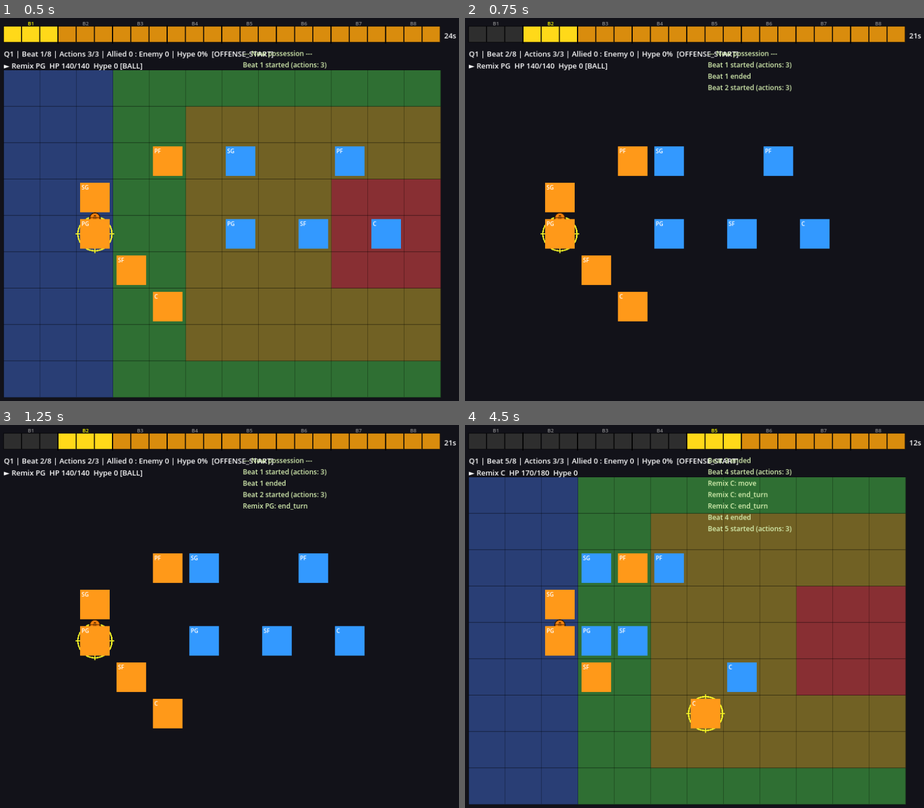
Above: before the commit, frames 1-4 (two rows, left to right).
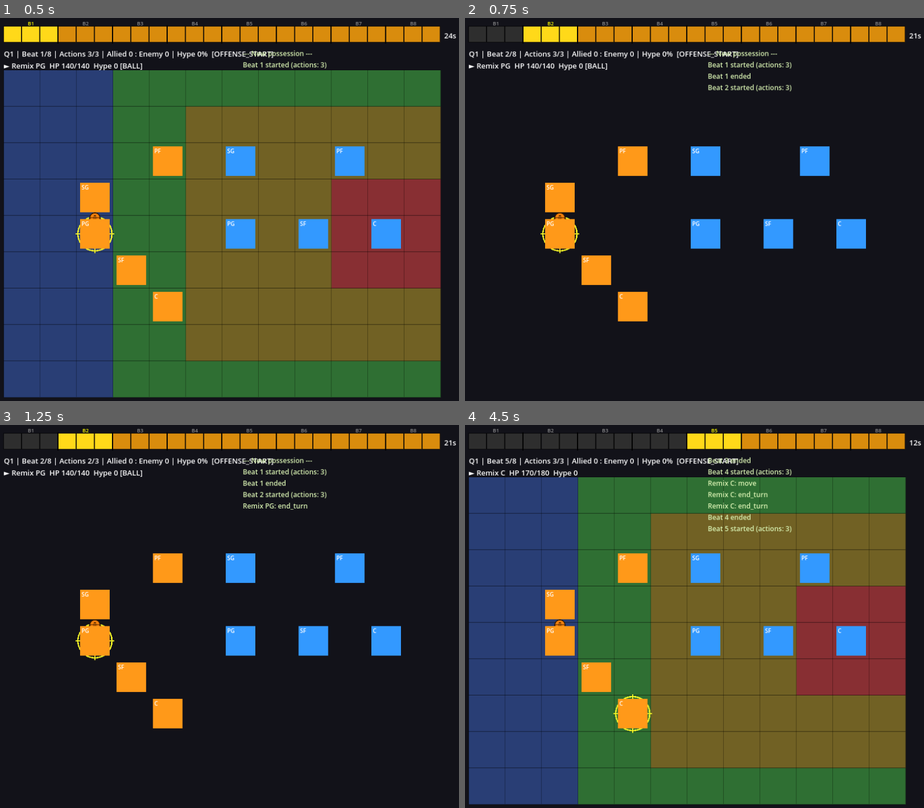
Above: after the commit, the same moments.

Repository: kjeveryday/ballhalla-crossover-tactics
Game: Godot game, scene res://scenes/battle/BattleDemo.tscn
Same seed, same stepped clock (60 frames per second), same inputs: the game is played once before the commit and once after it.
Inputs (mouse positions are in pixels of both pictures, inside the frame that each line leads up to):
- Up to frame 1 (0.5 s): no input
- Up to frame 2 (0.75 s): tap Enter at 0.5 s; move the mouse to (795, 198) at 0.52 s; hold D from 0.53 s (still down); hold Shift from 0.53 s (still down); click (795, 198) at 0.67 s
- Up to frame 3 (1.25 s): keep holding D; keep holding Shift; tap Space at 0.77 s
- Up to frame 4 (4.5 s): release D at 1.25 s; release Shift at 1.25 s; tap Space at 1.25, 2.75, 3.77, 4.25 s; drag from (598, 647) to (666, 708) at 1.27 s; tap Enter at 2, 3.5 s; move the mouse to (740, 536) at 2.02 s; hold D 2.03-2.75 s; tap Ctrl at 2.1 s; drag from (666, 708) to (552, 566) at 2.77 s; move the mouse to (832, 689) at 3.52 s; hold Left 3.53-4.25 s; tap M at 3.6 s; drag from (552, 566) to (621, 524) at 4.27 s

Frame 1 is identical in both runs. In frame 2, 5.1% of the frame differs, in the area x 41-88%, y 33-61%; in frame 3, 5.1%; in frame 4, 6.3%, in the area x 25-88%, y 33-81%.
Error after the commit: Invalid call. Nonexistent function 'drain' in base 'Node (StaminaSystem.gd)'. (res://autoloads/EnemyAI.gd:112)

Commit message:
Fix occupant tracking: GridCell.occupant now maintained by Baller, MovementSystem, EnemyAI

Diff:
--- a/autoloads/EnemyAI.gd
+++ b/autoloads/EnemyAI.gd
@@ -57,7 +57,15 @@
 	else:
 		next_row += sign(dr)
 	if GridManager.get_cell(next_col, next_row) != null:
-		enemy.place_on_grid(next_col, next_row)
+		var old_cell := GridManager.get_cell(enemy.grid_col, enemy.grid_row)
+		if old_cell != null and old_cell.occupant == enemy:
+			old_cell.occupant = null
+		enemy.grid_col = next_col
+		enemy.grid_row = next_row
+		var new_cell := GridManager.get_cell(next_col, next_row)
+		if new_cell != null:
+			new_cell.occupant = enemy
+		MovementSystem.baller_moved.emit(enemy, GridManager.grid_to_world(next_col, next_row))
 
 func _reassign_unguarded(target: Node) -> void:
 	for enemy in EnemyTeam.get_active_ballers():
@@ -101,7 +109,7 @@
 		"foul":
 			var t: Node = _get_foul_target(enemy)
 			if t:
-				t.drain_stamina(8)
+				StaminaSystem.drain(t, 8)
 				print("[AI] %s fouls %s (-8 stamina)" % [
 					enemy.stats.display_name, t.stats.display_name])
 		"grab":
--- a/autoloads/MovementSystem.gd
+++ b/autoloads/MovementSystem.gd
@@ -2,6 +2,10 @@
 # MovementSystem — Autoload
 # Handles in-motion baller continuation (beat step ⑤).
 # Called by BeatManager._resolve_in_motion_ballers() each beat.
+# Grid state (grid_col/grid_row) updates instantly. baller_moved fires so
+# BattleDemo can tween baller.position as a visual-only follow-up.
+
+signal baller_moved(baller: Node, world_pos: Vector2)
 
 # Advance baller one step toward their destination.
 # Uses simple greedy pathfinding: move along the axis with larger delta.
@@ -22,7 +26,17 @@
 
 	var next: Vector2i = _pathfind_one_step(baller.grid_col, baller.grid_row, dest)
 	if GridManager.get_cell(next.x, next.y) != null:
-		baller.place_on_grid(next.x, next.y)
+		# Update grid state instantly; BattleDemo tweens the visual position
+		var old_cell := GridManager.get_cell(baller.grid_col, baller.grid_row)
+		if old_cell != null and old_cell.occupant == baller:
+			old_cell.occupant = null
+		baller.grid_col = next.x
+		baller.grid_row = next.y
+		var new_cell := GridManager.get_cell(next.x, next.y)
+		if new_cell != null:
+			new_cell.occupant = baller
+		var world_pos: Vector2 = GridManager.grid_to_world(next.x, next.y)
+		baller_moved.emit(baller, world_pos)
 		print("[MOVE] %s step → (%d, %d)" % [baller.stats.display_name, next.x, next.y])
 
 	# Arrived?
--- a/entities/baller/Baller.gd
+++ b/entities/baller/Baller.gd
@@ -8,14 +8,25 @@
 var team: int = 0              # 0 = allied, 1 = enemy
 var grid_col: int = 0
 var grid_row: int = 0
-var has_ball: bool = false
+var has_ball: bool = false:
+	set(value):
+		has_ball = value
+		if is_inside_tree():
+			set_process(value)  # Enable _process for ball carrier glow pulse; disable otherwise
+			queue_redraw()
 
 var current_stamina: int = 0
-var current_hype: float = 0.0
+var current_hype: int = 0
 var gravity: int = 0
 
 var is_exhausted: bool = false
-var is_active: bool = true
+var is_active: bool = true:
+	set(value):
+		is_active = value
+		if not value:
+			var cell := GridManager.get_cell(grid_col, grid_row)
+			if cell != null and cell.occupant == self:
+				cell.occupant = null
 var acted_this_beat: bool = false
 var consecutive_actions: int = 0
 var is_in_motion: bool = false
@@ -26,15 +37,22 @@
 var screen_recovery_timer: int = 0  # Beats until re-assignment after screen
 
 func _ready() -> void:
+	set_process(false)  # Only active when has_ball (drives glow pulse)
 	if stats != null:
 		current_stamina = stats.max_stamina
 		gravity = stats.gravity_base
 	place_on_grid(grid_col, grid_row)
 
 func place_on_grid(col: int, row: int) -> void:
+	var old_cell := GridManager.get_cell(grid_col, grid_row)
+	if old_cell != null and old_cell.occupant == self:
+		old_cell.occupant = null
 	grid_col = col
 	grid_row = row
 	position = GridManager.grid_to_world(col, row)
+	var new_cell := GridManager.get_cell(col, row)
+	if new_cell != null:
+		new_cell.occupant = self
 
 func can_act() -> bool:
 	return is_active and not is_exhausted
Not shown, added: docs/mechanics/occupant-tracking.md
